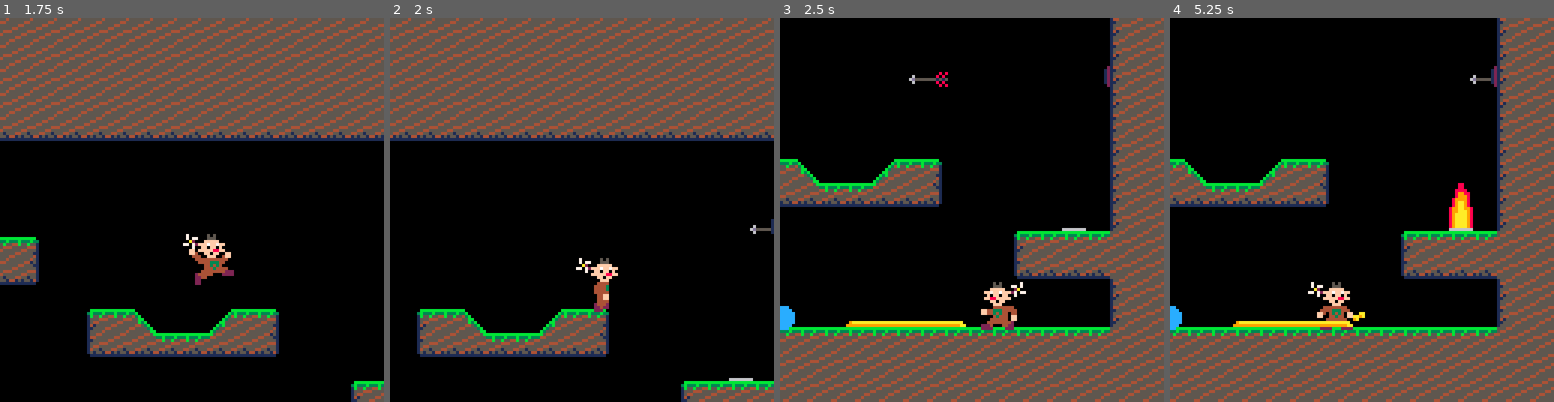
Above: before the commit, frames 1-4 (left to right).
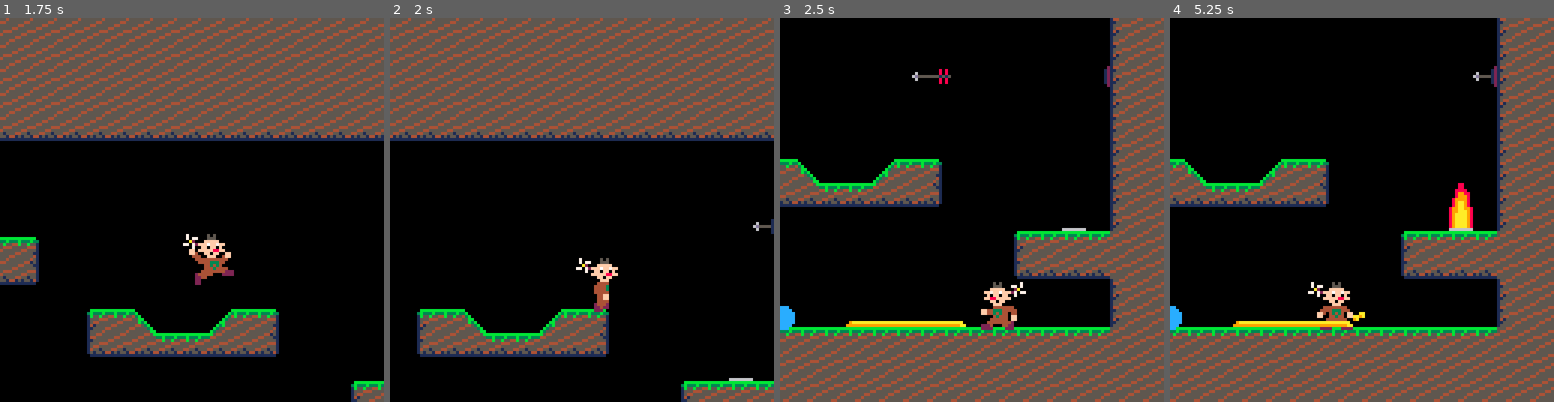
Above: after the commit, the same moments.

Repository: Paar86/Save_The_Gummies
Game: Godot game, scene res://Src/Levels/LevelTest.tscn
Same seed, same stepped clock (60 frames per second), same inputs: the game is played once before the commit and once after it.
Inputs:
- Up to frame 1 (1.75 s): hold Ctrl (action) 0.53-1.28 s; hold Right (move_right) from 0.53 s (still down); tap Space (jump) at 0.77, 1.52 s; tap Ctrl (action) at 1.35 s
- Up to frame 2 (2 s): keep holding Right (move_right)
- Up to frame 3 (2.5 s): release Right (move_right) at 2.03 s; hold Left (move_left) from 2.03 s (still down); hold Ctrl (action) from 2.03 s (still down)
- Up to frame 4 (5.25 s): release Left (move_left) at 2.78 s; release Ctrl (action) at 2.78 s; hold Right (move_right) 2.78-4.28 s; tap Ctrl (action) at 2.85, 4.35 s; tap Space (jump) at 3.02, 3.77, 4.52 s; hold Ctrl (action) 3.53-4.28 s; hold Left (move_left) 4.28-5.03 s; hold Right (move_right) from 5.03 s (still down); hold Ctrl (action) from 5.03 s (still down)

Frame 1 is identical in both runs. In frame 2, less than 0.1% of the frame differs, in the area x 93-100%, y 53-57%; in frame 3, 0.2%, in the area x 33-45%, y 13-18%; in frame 4, less than 0.1%.

Commit message:
Animated arrows.

Diff:
--- a/Src/Entities/Obstacles/ArrowShooter/Arrow.gd
+++ b/Src/Entities/Obstacles/ArrowShooter/Arrow.gd
@@ -4,6 +4,7 @@
 
 @onready var hurtbox_component: HurtboxComponent = $HurtboxComponent
 @onready var hitbox_component: HitboxComponent = $HitboxComponent
+@onready var animated_sprite: AnimatedSprite2D = $AnimatedSprite2D
 @onready var self_destruct_timer: Timer = $SelfDestructTimer
 var speed: float = SPEED_DEFAULT
 
@@ -21,6 +22,8 @@
 	hurtbox_component.set_collision_layer_value(3, false)
 	hitbox_component.toggle_collision(false)
 	self_destruct_timer.start()
+	animated_sprite.stop()
+
 	await self_destruct_timer.timeout
 	queue_free()
 
--- a/Src/Entities/Obstacles/ArrowShooter/Arrow.tscn
+++ b/Src/Entities/Obstacles/ArrowShooter/Arrow.tscn
@@ -1,15 +1,37 @@
-[gd_scene load_steps=8 format=3 uid="uid://c6biv2mqykjcg"]
+[gd_scene load_steps=11 format=3 uid="uid://c6biv2mqykjcg"]
 
 [ext_resource type="Script" path="res://Src/Entities/Obstacles/ArrowShooter/Arrow.gd" id="1_6bkri"]
-[ext_resource type="Texture2D" uid="uid://b8la8ld06g04" path="res://Assets/Obstacles/arrow_shooter.png" id="1_342es"]
 [ext_resource type="PackedScene" uid="uid://cnm077r8cak41" path="res://Src/Common/Components/Hurtbox/HurtboxComponent.tscn" id="2_2u0hl"]
 [ext_resource type="PackedScene" uid="uid://cvsgunn02v50s" path="res://Src/Common/Components/Hurtbox/HitboxComponent.tscn" id="3_7xiyr"]
+[ext_resource type="Texture2D" uid="uid://62trp8v03f0d" path="res://Assets/Obstacles/arrow_spritesheet.png" id="5_kx20u"]
 
 [sub_resource type="RectangleShape2D" id="RectangleShape2D_864ow"]
 size = Vector2(14, 6)
 
 [sub_resource type="RectangleShape2D" id="RectangleShape2D_036uj"]
 size = Vector2(6, 2)
+
+[sub_resource type="AtlasTexture" id="AtlasTexture_pe6aw"]
+atlas = ExtResource("5_kx20u")
+region = Rect2(0, 0, 14, 6)
+
+[sub_resource type="AtlasTexture" id="AtlasTexture_pn1sn"]
+atlas = ExtResource("5_kx20u")
+region = Rect2(14, 0, 14, 6)
+
+[sub_resource type="SpriteFrames" id="SpriteFrames_1s2k5"]
+animations = [{
+"frames": [{
+"duration": 1.0,
+"texture": SubResource("AtlasTexture_pe6aw")
+}, {
+"duration": 1.0,
+"texture": SubResource("AtlasTexture_pn1sn")
+}],
+"loop": true,
+"name": &"default",
+"speed": 10.0
+}]
 
 [sub_resource type="RectangleShape2D" id="RectangleShape2D_tpgf6"]
 size = Vector2(6, 2)
@@ -32,11 +54,11 @@
 position = Vector2(3, 1)
 shape = SubResource("RectangleShape2D_036uj")
 
-[node name="Sprite2D" type="Sprite2D" parent="."]
+[node name="AnimatedSprite2D" type="AnimatedSprite2D" parent="."]
 position = Vector2(1, 0)
-texture = ExtResource("1_342es")
-region_enabled = true
-region_rect = Rect2(3, 2, 13, 5)
+sprite_frames = SubResource("SpriteFrames_1s2k5")
+autoplay = "default"
+frame_progress = 0.385847
 
 [node name="SelfDestructTimer" type="Timer" parent="."]
 wait_time = 2.0
--- a/Src/Entities/Obstacles/ArrowShooter/ArrowShooter.tscn
+++ b/Src/Entities/Obstacles/ArrowShooter/ArrowShooter.tscn
@@ -1,7 +1,7 @@
 [gd_scene load_steps=3 format=3 uid="uid://cpovy1sj2g2mi"]
 
-[ext_resource type="Texture2D" uid="uid://b8la8ld06g04" path="res://Assets/Obstacles/arrow_shooter.png" id="1_tmmk1"]
 [ext_resource type="Script" path="res://Src/Entities/Obstacles/ArrowShooter/ArrowShooter.gd" id="1_weg2i"]
+[ext_resource type="Texture2D" uid="uid://bvvhyq4ndt28u" path="res://Assets/Obstacles/arrow_shoot.png" id="2_dmxhy"]
 
 [node name="ArrowShooter" type="Node2D"]
 script = ExtResource("1_weg2i")
@@ -18,9 +18,8 @@
 
 [node name="ShooterSprite" type="Sprite2D" parent="."]
 position = Vector2(1, -3)
-texture = ExtResource("1_tmmk1")
+texture = ExtResource("2_dmxhy")
 offset = Vector2(0, -1)
-region_enabled = true
 region_rect = Rect2(0, 0, 2, 8)
 
 [connection signal="timeout" from="AfterShotTimer" to="." method="_on_after_shot_timer_timeout"]
Binary file added: Assets/Obstacles/arrow_shoot.png
Not shown, changed: Assets/Obstacles/arrow_shoot.png.import
Binary file removed: Assets/Obstacles/arrow_shooter.png
Binary file added: Assets/Obstacles/arrow_spritesheet.png
Not shown, added: Assets/Obstacles/arrow_spritesheet.png.import
